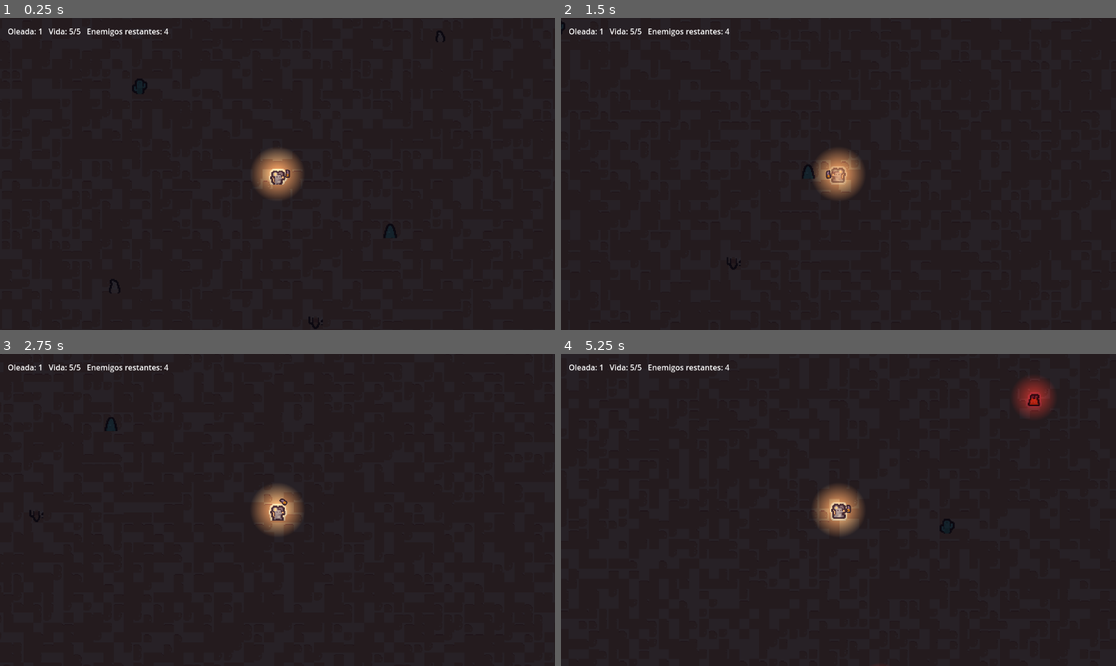
Above: before the commit, frames 1-4 (two rows, left to right).
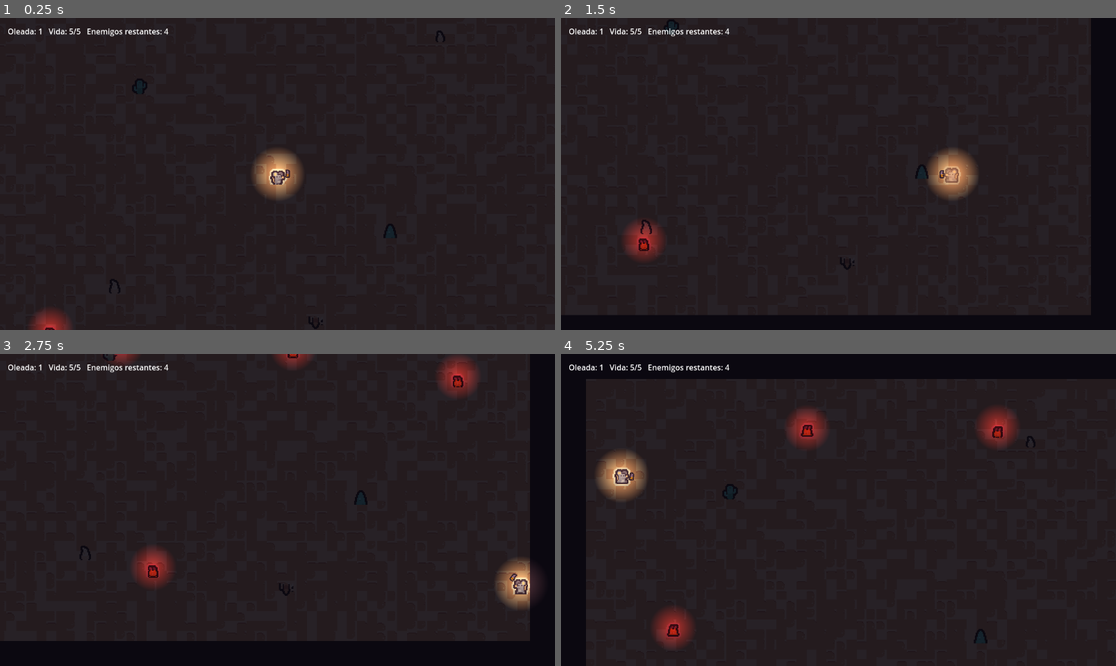
Above: after the commit, the same moments.

Repository: ksanch3x/Justiciero
Game: Godot game, scene res://scenes/Main.tscn
Two runs of this game, one before a commit and one after it. Both use one fixed random seed, a clock stepped at 60 frames per second and the inputs below.
Inputs (mouse positions are in pixels of both pictures, inside the frame that each line leads up to):
- Up to frame 1 (0.25 s): no input
- Up to frame 2 (1.5 s): tap Enter at 0.5 s; move the mouse to (960, 158) at 0.52 s; hold D (move_right) 0.53-1.28 s; tap Space (dash) at 0.6, 1.35 s; move the mouse to (727, 189) at 1.27 s; hold S (move_down) from 1.28 s (still down)
- Up to frame 3 (2.75 s): move the mouse to (333, 441) at 2.02 s; release S (move_down) at 2.03 s; press the mouse at (333, 441) at 2.03 s; hold D (move_right) from 2.03 s (still down); tap Space (dash) at 2.3 s
- Up to frame 4 (5.25 s): move the mouse to (810, 572) at 2.77 s; release D (move_right) at 2.78 s; release the mouse at (810, 572) at 2.78 s; hold W (move_up) 2.78-3.53 s; tap R at 2.85 s; tap Space (dash) at 3.05, 3.6, 4.35 s; move the mouse to (1005, 556) at 3.52 s; hold A (move_left) 3.53-5.03 s; move the mouse to (672, 463) at 4.27 s; move the mouse to (866, 510) at 5.02 s; press the mouse at (866, 510) at 5.03 s; hold S (move_down) from 5.03 s (still down)

The runs differ from the first frame. In frame 1, 0.5% of the frame differs, in the area x 5-53%, y 44-100%; in frame 2, 12%; in frame 3, 15%; in frame 4, 17%, in the area x 0-100%, y 0-100%.

Commit message:
Add closed arena with real walls and hit/death juice (no audio)
Shrink the playable area to a closed 900x640 arena bounded by four
StaticBody2D walls (collision_layer=8, colored from tile_0140.png's
flat RGB), reposition spawn points/camera limits to match, and add a
new Fx.gd autoload for damage flash + death pop/fade plus a player
screen shake on hit/shot. Audio stays intentionally out of scope per
the user's request.

Diff:
--- a/prototypes/combat-topdown/project.godot
+++ b/prototypes/combat-topdown/project.godot
@@ -9,6 +9,10 @@
 config/name="Combat Topdown Prototype"
 run/main_scene="res://scenes/Main.tscn"
 config/features=PackedStringArray("4.3", "GL Compatibility")
+
+[autoload]
+
+Fx="*res://scripts/Fx.gd"
 
 [input]
 
--- a/prototypes/combat-topdown/scenes/Main.tscn
+++ b/prototypes/combat-topdown/scenes/Main.tscn
@@ -14,37 +14,103 @@
 [sub_resource type="CircleShape2D" id="CircleShape2D_prop"]
 radius = 7.0
 
+[sub_resource type="RectangleShape2D" id="RectangleShape2D_wall_h"]
+size = Vector2(980, 40)
+
+[sub_resource type="RectangleShape2D" id="RectangleShape2D_wall_v"]
+size = Vector2(40, 720)
+
 [node name="Main" type="Node2D"]
 script = ExtResource("1")
 
 [node name="Background" type="Sprite2D" parent="."]
-position = Vector2(-1000, -1000)
+position = Vector2(-450, -320)
 centered = false
 texture_filter = 1
 texture = ExtResource("5")
+region_enabled = true
+region_rect = Rect2(0, 0, 900, 640)
 
 [node name="CanvasModulate" type="CanvasModulate" parent="."]
 color = Color(0.16, 0.16, 0.22, 1)
 
+[node name="Walls" type="Node2D" parent="."]
+
+[node name="North" type="StaticBody2D" parent="Walls"]
+position = Vector2(0, -340)
+collision_layer = 8
+
+[node name="ColorRect" type="ColorRect" parent="Walls/North"]
+offset_left = -490.0
+offset_top = -20.0
+offset_right = 490.0
+offset_bottom = 20.0
+color = Color(0.278431, 0.196078, 0.294118, 1)
+
+[node name="CollisionShape2D" type="CollisionShape2D" parent="Walls/North"]
+shape = SubResource("RectangleShape2D_wall_h")
+
+[node name="South" type="StaticBody2D" parent="Walls"]
+position = Vector2(0, 340)
+collision_layer = 8
+
+[node name="ColorRect" type="ColorRect" parent="Walls/South"]
+offset_left = -490.0
+offset_top = -20.0
+offset_right = 490.0
+offset_bottom = 20.0
+color = Color(0.278431, 0.196078, 0.294118, 1)
+
+[node name="CollisionShape2D" type="CollisionShape2D" parent="Walls/South"]
+shape = SubResource("RectangleShape2D_wall_h")
+
+[node name="East" type="StaticBody2D" parent="Walls"]
+position = Vector2(470, 0)
+collision_layer = 8
+
+[node name="ColorRect" type="ColorRect" parent="Walls/East"]
+offset_left = -20.0
+offset_top = -360.0
+offset_right = 20.0
+offset_bottom = 360.0
+color = Color(0.278431, 0.196078, 0.294118, 1)
+
+[node name="CollisionShape2D" type="CollisionShape2D" parent="Walls/East"]
+shape = SubResource("RectangleShape2D_wall_v")
+
+[node name="West" type="StaticBody2D" parent="Walls"]
+position = Vector2(-470, 0)
+collision_layer = 8
+
+[node name="ColorRect" type="ColorRect" parent="Walls/West"]
+offset_left = -20.0
+offset_top = -360.0
+offset_right = 20.0
+offset_bottom = 360.0
+color = Color(0.278431, 0.196078, 0.294118, 1)
+
+[node name="CollisionShape2D" type="CollisionShape2D" parent="Walls/West"]
+shape = SubResource("RectangleShape2D_wall_v")
+
 [node name="Player" parent="." instance=ExtResource("2")]
 position = Vector2(0, 0)
 
 [node name="SpawnPoints" type="Node2D" parent="."]
 
 [node name="SpawnPoint1" type="Node2D" parent="SpawnPoints"]
-position = Vector2(-400, -300)
+position = Vector2(-380, -260)
 
 [node name="SpawnPoint2" type="Node2D" parent="SpawnPoints"]
-position = Vector2(400, -300)
+position = Vector2(380, -260)
 
 [node name="SpawnPoint3" type="Node2D" parent="SpawnPoints"]
-position = Vector2(-400, 300)
+position = Vector2(-380, 260)
 
 [node name="SpawnPoint4" type="Node2D" parent="SpawnPoints"]
-position = Vector2(400, 300)
+position = Vector2(380, 260)
 
 [node name="SpawnPoint5" type="Node2D" parent="SpawnPoints"]
-position = Vector2(0, -400)
+position = Vector2(0, -260)
 
 [node name="Props" type="Node2D" parent="."]
 
--- a/prototypes/combat-topdown/scenes/Player.tscn
+++ b/prototypes/combat-topdown/scenes/Player.tscn
@@ -60,3 +60,7 @@
 
 [node name="Camera2D" type="Camera2D" parent="."]
 zoom = Vector2(1.3, 1.3)
+limit_left = -490
+limit_top = -360
+limit_right = 490
+limit_bottom = 360
--- a/prototypes/combat-topdown/scripts/Enemy.gd
+++ b/prototypes/combat-topdown/scripts/Enemy.gd
@@ -42,4 +42,6 @@
 	health -= amount
 	if health <= 0:
 		died.emit()
-		queue_free()
+		Fx.play_death(self, _anim)
+		return
+	Fx.flash_damage(_anim)
--- /dev/null
+++ b/prototypes/combat-topdown/scripts/Fx.gd
@@ -0,0 +1,33 @@
+extends Node
+
+## Autoload de "jugo" visual sin audio (el audio queda pausado a pedido
+## explícito del usuario, ver STATUS.md). Dos helpers reusados por
+## Player.gd/Enemy.gd/Spitter.gd en sus take_damage():
+## - flash_damage(sprite): parpadeo rojo-blanco al recibir daño.
+## - play_death(node, sprite): "pop" de escala + fade antes de queue_free().
+
+## Flashea el modulate del sprite a blanco-rojizo y vuelve al color original.
+func flash_damage(sprite: CanvasItem) -> void:
+	if not is_instance_valid(sprite):
+		return
+	var original: Color = sprite.modulate
+	var tween := sprite.create_tween()
+	tween.tween_property(sprite, "modulate", Color(1.6, 0.3, 0.3), 0.05)
+	tween.tween_property(sprite, "modulate", original, 0.15)
+
+## Feedback de muerte: el sprite crece x1.4 y se desvanece antes de que el
+## nodo se libere. `node` es el nodo a liberar (normalmente el mismo
+## CharacterBody2D dueño de `sprite`); se separan porque la escala/fade se
+## aplica al sprite visual, no al body físico.
+func play_death(node: Node, sprite: CanvasItem) -> void:
+	if not is_instance_valid(node):
+		return
+	node.set_physics_process(false)
+	if not is_instance_valid(sprite):
+		node.queue_free()
+		return
+	var tween := sprite.create_tween()
+	tween.set_parallel(true)
+	tween.tween_property(sprite, "scale", sprite.scale * 1.4, 0.18)
+	tween.tween_property(sprite, "modulate:a", 0.0, 0.18)
+	tween.chain().tween_callback(node.queue_free)
--- a/prototypes/combat-topdown/scripts/Player.gd
+++ b/prototypes/combat-topdown/scripts/Player.gd
@@ -105,6 +105,15 @@
 @onready var _anim: AnimatedSprite2D = $Visual
 @onready var _weapon_pivot: Node2D = $WeaponPivot
 @onready var _gun_sprite: Sprite2D = $WeaponPivot/Gun
+@onready var _camera: Camera2D = $Camera2D
+
+## --- Screen shake (jugo sin audio, ver STATUS.md) ---
+## `_shake_strength` decae linealmente a 0 en `_physics_process`; cada frame
+## se aplica un offset aleatorio a la cámara proporcional a la fuerza actual,
+## así que golpes seguidos se acumulan (clamp) en vez de cortarse entre sí.
+var _shake_strength: float = 0.0
+const SHAKE_DECAY: float = 18.0
+const SHAKE_MAX: float = 12.0
 
 func _ready() -> void:
 	health = max_health
@@ -172,6 +181,8 @@
 	if shoot_allowed and Input.is_action_pressed("shoot") and fire_cooldown <= 0.0:
 		_shoot()
 		fire_cooldown = _get_effective_fire_rate()
+
+	_update_shake(delta)
 
 ## sur_t3_adrenaline: mientras la vida esté por debajo del 30% del máximo,
 ## +25% de velocidad y cadencia x0.8. Se calcula por-frame (no se aplica una
@@ -286,6 +297,22 @@
 			if push_dir.length() < 0.1:
 				push_dir = Vector2.RIGHT
 			enemy.global_position += push_dir * dash_push_impulse
+
+## Aumenta la fuerza de shake actual (clamp a SHAKE_MAX en vez de sumar sin
+## límite, para que golpes/disparos seguidos no disparen un temblor gigante).
+func _start_shake(amount: float) -> void:
+	_shake_strength = min(_shake_strength + amount, SHAKE_MAX)
+
+func _update_shake(delta: float) -> void:
+	if _shake_strength <= 0.0:
+		if _camera.offset != Vector2.ZERO:
+			_camera.offset = Vector2.ZERO
+		return
+	_shake_strength = max(_shake_strength - SHAKE_DECAY * delta, 0.0)
+	_camera.offset = Vector2(
+		randf_range(-1.0, 1.0),
+		randf_range(-1.0, 1.0)
+	) * _shake_strength
 
 func _shoot() -> void:
 	match current_weapon:
@@ -318,6 +345,7 @@
 				push_dir = Vector2.RIGHT
 			enemy.global_position += push_dir * melee_knockback
 	_play_melee_lunge()
+	_start_shake(1.5)
 
 ## Feedback visual simple: el sprite del arma se adelanta y vuelve.
 func _play_melee_lunge() -> void:
@@ -360,6 +388,7 @@
 	current_ammo -= 1
 	if current_ammo <= 0:
 		_start_reload()
+	_start_shake(1.5)
 
 func _start_reload() -> void:
 	if is_reloading:
@@ -387,6 +416,8 @@
 	if is_invulnerable:
 		return
 	health -= amount
+	Fx.flash_damage(_anim)
+	_start_shake(6.0)
 	if health <= 0 and has_second_wind_available:
 		has_second_wind_available = false
 		health = 1
@@ -395,4 +426,4 @@
 	health_changed.emit(health, max_health)
 	if health <= 0:
 		died.emit()
-		queue_free()
+		Fx.play_death(self, _anim)
--- a/prototypes/combat-topdown/scripts/Spitter.gd
+++ b/prototypes/combat-topdown/scripts/Spitter.gd
@@ -74,4 +74,6 @@
 	health -= amount
 	if health <= 0:
 		died.emit()
-		queue_free()
+		Fx.play_death(self, _anim)
+		return
+	Fx.flash_damage(_anim)
Not shown: 1 places in prototypes/combat-topdown/scenes/Main.tscn that only renumber resources
Not shown, changed: prototypes/combat-topdown/STATUS.md
